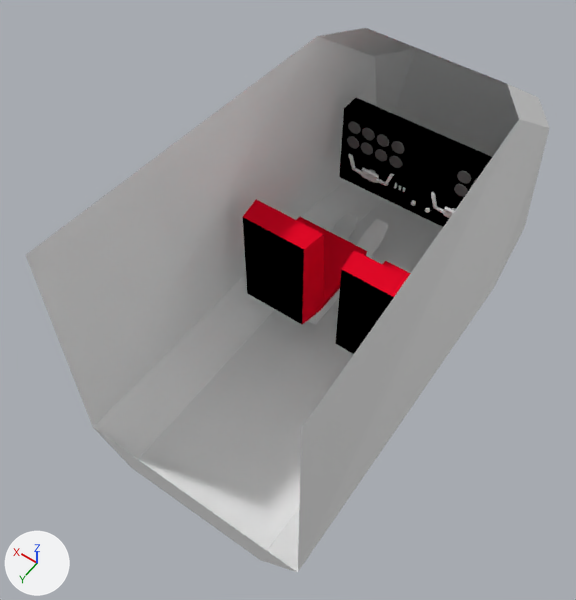
The Blender file Content/New 3D Models/Cessna172v2withCockpit.blend: old version first, new version second.
Rendered twice from a camera (50 mm lens) standing at (-1.02, 1.8, 2.78) and looking at (0.09, 0.25, 0.34). The axes (+X, +Y, +Z) are drawn at lower left. The lights are the same throughout.

Before the edit, the objects in view are built like this:
```python
ob_cube_001 = bpy.data.objects.new('Cube.001', me_cube_001)
ob_cube_001.location = (0.0, 0.0, 0.453)
ob_cube_001.scale = (0.487, 1.0, 0.582)
ob_cube_002 = bpy.data.objects.new('Cube.002', me_cube_009)
ob_cube_002.location = (-0.241, 0.0, 0.173)
ob_cube_002.scale = (0.108, 0.108, 0.0269)
ob_cube_003 = bpy.data.objects.new('Cube.003', me_cube_003)
ob_cube_003.location = (0.207, 0.0, 0.173)
ob_cube_003.scale = (0.108, 0.108, 0.0269)
ob_cube_004 = bpy.data.objects.new('Cube.004', me_cube_004)
ob_cube_004.location = (-0.003, -0.569, 0.441)
ob_cube_004.rotation_euler = (-1.571, 0.0, 0.0)  # degrees (-90, 0, 0)
ob_cube_004.scale = (0.358, 0.193, 0.0461)
```
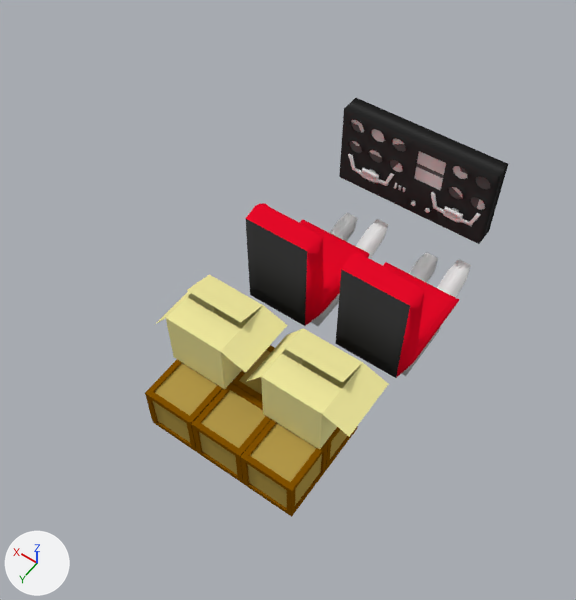
Boxes [x1, y1, x2, y2] around the edits, measured in the pictures (576 x 600 px):
'Cube.001', hidden: before [26, 28, 550, 572]
'Cube.004', recoloured, reshaped: before [339, 98, 492, 227]; after [339, 98, 508, 244]
'Cube.002', recoloured: [335, 250, 459, 378] in both
'Cube.012', added (beige): after [247, 328, 388, 449]
'Cube.003', recoloured, moved: before [243, 200, 368, 325]; after [245, 203, 370, 326]
'Cube.013', added (beige): after [156, 275, 287, 389]
'Cube.017', added (yellow): after [241, 419, 328, 517]
'Cube.016', added (yellow): after [192, 383, 271, 483]
'Cube.015', added (yellow): after [145, 359, 223, 451]
'Cube.009', added (brown): after [231, 345, 275, 402]
'Cube.014', added (yellow): after [326, 426, 358, 470]
part 1 of me_cube_004, built on: before [347, 121, 492, 227]; after [339, 98, 508, 244]
part 2 of me_cube_004, shading changed: [394, 183, 430, 213] in both

The change, as a list of edits to the scene's bpy script:
```text
Change mat_material_006:
    mat_material_006.base_color: (0.0, 0.0, 0.0) -> (0.0374, 0.0374, 0.0374)  # black #000000 -> black #363636
Add mat_material_008:
    mat_material_008 = diffuse_material('Material.008')
    mat_material_008.base_color = (0.883, 0.821, 0.343)  # beige #f1ea9e
Add mat_material_015:
    mat_material_015 = diffuse_material('Material.015')
    mat_material_015.base_color = (0.468, 0.328, 0.0723)  # yellow #b69b4c
Add mat_material_009:
    mat_material_009 = diffuse_material('Material.009')
    mat_material_009.base_color = (0.223, 0.0844, 0.000304)  # brown #825201
Change me_cube_004:
    used by ob_cube_004; location = (-0.003, -0.569, 0.441); rotation_euler = (-1.571, 0.0, 0.0), in degrees (-90, 0, 0); scale = (0.358, 0.193, 0.0461)
    remove me_cube_004.from_pydata(...)  # 472 vertices, 604 faces; spans x -1.0..1.0, y -1.0..1.0, z -1.0..1.43
    add me_cube_004.from_pydata(...)  # 1602 vertices, 1674 faces; spans x -0.98..1.0, y -1.0..1.0, z -1.0..1.43
    me_cube_004 part 1: 316 vertices removed from x -1.0..0.92, y -1.0..1.0, z -1.0..1.1; 1446 vertices added at x -0.98..1.0, y -1.0..1.0, z -1.0..1.18
    me_cube_004 part 2: 150 kept faces spanning x -0.31..0.21, y 0.37..0.7, z 0.93..1.43 are now shaded smooth
Add me_cube_023:
    me_cube_023.from_pydata(...)  # 16 vertices, 9 faces; spans x -1.87..1.58, y -1.0..1.0, z -1.0..1.31
    me_cube_023.materials.append(mat_material_008)  # beige #f1ea9e
Add me_cube_025:
    me_cube_025.from_pydata(...)  # 48 vertices, 46 faces; spans x -1.0..1.0, y -1.0..1.0, z -1.0..1.0
    # faces by material slot: [41, 5]
    me_cube_025.materials.append(mat_material_009)  # brown #825201
    me_cube_025.materials.append(mat_material_015)  # yellow #b69b4c
Change ob_cube_003:
    ob_cube_003.location: (0.207, 0.0, 0.173) -> (0.192, 0.0, 0.173)
Change ob_cube_001:
    add ob_cube_001.hide_viewport = True
Add ob_cube_012:
    ob_cube_012 = bpy.data.objects.new('Cube.012', me_cube_023)
    ob_cube_012.location = (-0.21, 0.525, 0.332)
    ob_cube_012.scale = (0.126, 0.126, 0.126)
Add ob_cube_013:
    ob_cube_013 = bpy.data.objects.new('Cube.013', me_cube_023.copy())
    ob_cube_013.location = (0.221, 0.525, 0.332)
    ob_cube_013.scale = (0.126, 0.126, 0.126)
Add ob_cube_014:
    ob_cube_014 = bpy.data.objects.new('Cube.014', me_cube_025)
    ob_cube_014.location = (-0.233, 0.498, 0.093)
    ob_cube_014.scale = (0.111, 0.111, 0.111)
Add ob_cube_009:
    ob_cube_009 = bpy.data.objects.new('Cube.009', me_cube_025.copy())
    ob_cube_009.location = (-0.008, 0.498, 0.093)
    ob_cube_009.scale = (0.111, 0.111, 0.111)
Add ob_cube_015:
    ob_cube_015 = bpy.data.objects.new('Cube.015', me_cube_025.copy())
    ob_cube_015.location = (0.219, 0.724, 0.093)
    ob_cube_015.scale = (0.111, 0.111, 0.111)
Add ob_cube_016:
    ob_cube_016 = bpy.data.objects.new('Cube.016', me_cube_025.copy())
    ob_cube_016.location = (-0.008, 0.724, 0.093)
    ob_cube_016.scale = (0.111, 0.111, 0.111)
Add ob_cube_017:
    ob_cube_017 = bpy.data.objects.new('Cube.017', me_cube_025.copy())
    ob_cube_017.location = (-0.233, 0.724, 0.093)
    ob_cube_017.scale = (0.111, 0.111, 0.111)
```
